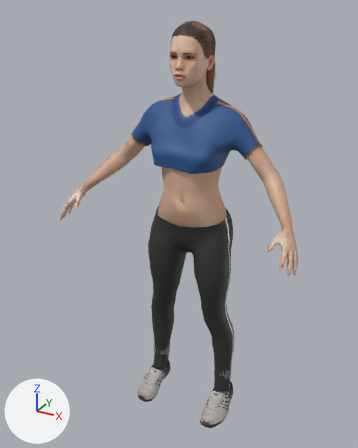
The glTF model src/replay/assets/runner-female.glb, before and after one commit.
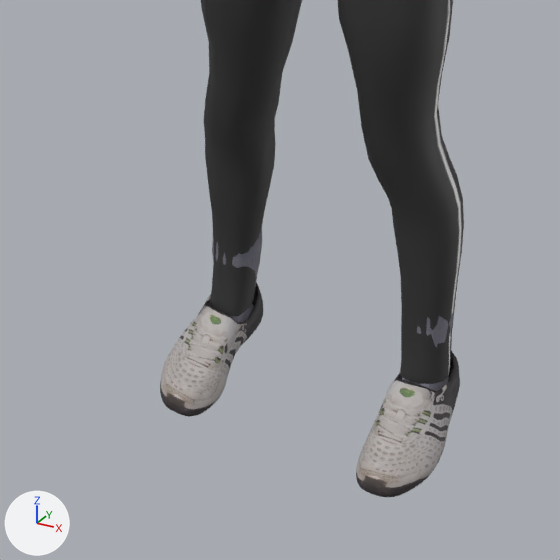
Each version is shown whole from a camera (50 mm lens) standing at (0.859, -1.705, 1.7) and looking at (-0.036, -0.077, 0.886), then close up on the part from 24% to 74% of the width and 60% to 100% of the height. Arrows for +X, +Y and +Z are at lower left; the lights stay in place. The first two pictures are the older version. Vertices at exactly the same position are counted once.

Objects in the first close-up: 'Human.female_sportsuit01', 'Human.shoes05'.
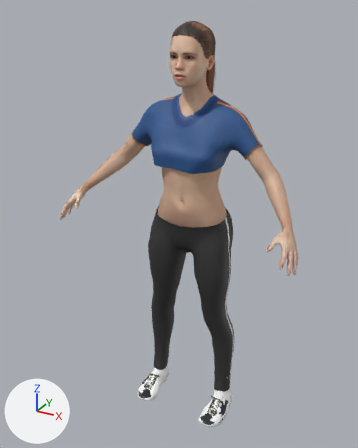
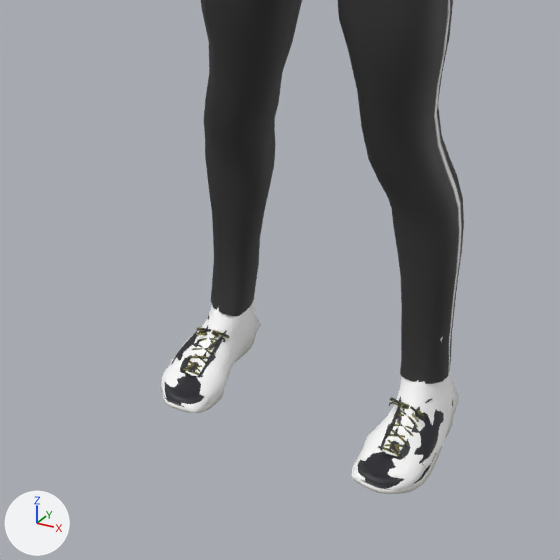
What differs and where, as boxes (x1, y1, x2, y2) in the close-ups (560 x 560 px):
'Human.shoes05', reshaped, recoloured: before (160, 229, 460, 497); after (160, 300, 459, 494)
'Human.punkduck_running_shoes_01', added: after (163, 315, 453, 494)
part 1 of me_shoes05, rebuilt: before (356, 351, 460, 497); after (351, 329, 459, 494)
part 2 of me_shoes05, rebuilt: before (160, 282, 263, 417); after (160, 300, 261, 413)
part 3 of me_shoes05, deleted: before (402, 311, 454, 391)
part 4 of me_shoes05, deleted: before (212, 229, 262, 323)

Diff of the bpy script that builds the scene:
```diff
--- a/src/replay/assets/runner-female.glb.py
+++ b/src/replay/assets/runner-female.glb.py
@@ img_crudelowsocksdiffuse @@
+img_crudelowsocksdiffuse = load_image('CrudeLowSocksDiffuse', '_unpacked/CrudeLowSocksDiffuse', 512, 512, 'sRGB')
@@ img_runningshoes @@
+img_runningshoes = load_image('runningshoes', '_unpacked/runningshoes', 512, 512, 'sRGB')
@@ mat_human_joepal_crude_low_socks @@
+mat_human_joepal_crude_low_socks = principled_material('Human.joepal_crude_low_socks')
+mat_human_joepal_crude_low_socks.texture = img_crudelowsocksdiffuse  # with its transparency
+mat_human_joepal_crude_low_socks.roughness = 0.6
@@ mat_human_punkduck_running_shoes_01 @@
+mat_human_punkduck_running_shoes_01 = principled_material('Human.punkduck_running_shoes_01')
+mat_human_punkduck_running_shoes_01.texture = img_runningshoes  # with its transparency
+mat_human_punkduck_running_shoes_01.roughness = 0.6
@@ me_shoes05 @@
 # used by ob_human_shoes05; location = (0.0, 0.0, 0.0)
-me_shoes05.from_pydata(...)  # 1594 vertices, 3064 faces; spans x -0.227..0.227, y -0.204..0.031, z -0.01..0.226
-me_shoes05.materials.append(mat_human_shoes05)  # picture img_shoes05_diffuse
+me_shoes05.from_pydata(...)  # 260 vertices, 496 faces; spans x -0.221..0.222, y -0.203..0.031, z -0.009..0.17
+# me_shoes05 part 1: the loose piece of 653 vertices spanning x 0.12..0.227, y -0.204..0.031, z -0.01..0.103 is rebuilt with 130 vertices and now spans x 0.118..0.222, y -0.203..0.031, z -0.009..0.17, in mat_human_joepal_crude_low_socks (picture img_crudelowsocksdiffuse)
+# me_shoes05 part 2: the loose piece of 653 vertices spanning x -0.227..-0.12, y -0.204..0.031, z -0.01..0.103 is rebuilt with 130 vertices and now spans x -0.221..-0.118, y -0.203..0.031, z -0.009..0.17, in mat_human_joepal_crude_low_socks (picture img_crudelowsocksdiffuse)
+# me_shoes05 part 3: the loose piece of 144 vertices spanning x 0.126..0.2, y -0.093..0.024, z 0.034..0.226 is deleted
+# me_shoes05 part 4: the loose piece of 144 vertices spanning x -0.2..-0.126, y -0.093..0.024, z 0.034..0.226 is deleted
+me_shoes05.materials.append(mat_human_joepal_crude_low_socks)  # picture img_crudelowsocksdiffuse
@@ me_runningshoes @@
+me_runningshoes.from_pydata(...)  # 1630 vertices, 2792 faces; spans x -0.216..0.216, y -0.208..0.02, z -0.015..0.082
+me_runningshoes.materials.append(mat_human_punkduck_running_shoes_01)  # picture img_runningshoes
@@ ob_human_punkduck_running_shoes_01 @@
+ob_human_punkduck_running_shoes_01 = bpy.data.objects.new('Human.punkduck_running_shoes_01', me_runningshoes)
+ob_human_punkduck_running_shoes_01.location = (0.0, 0.0, 0.0)
```
